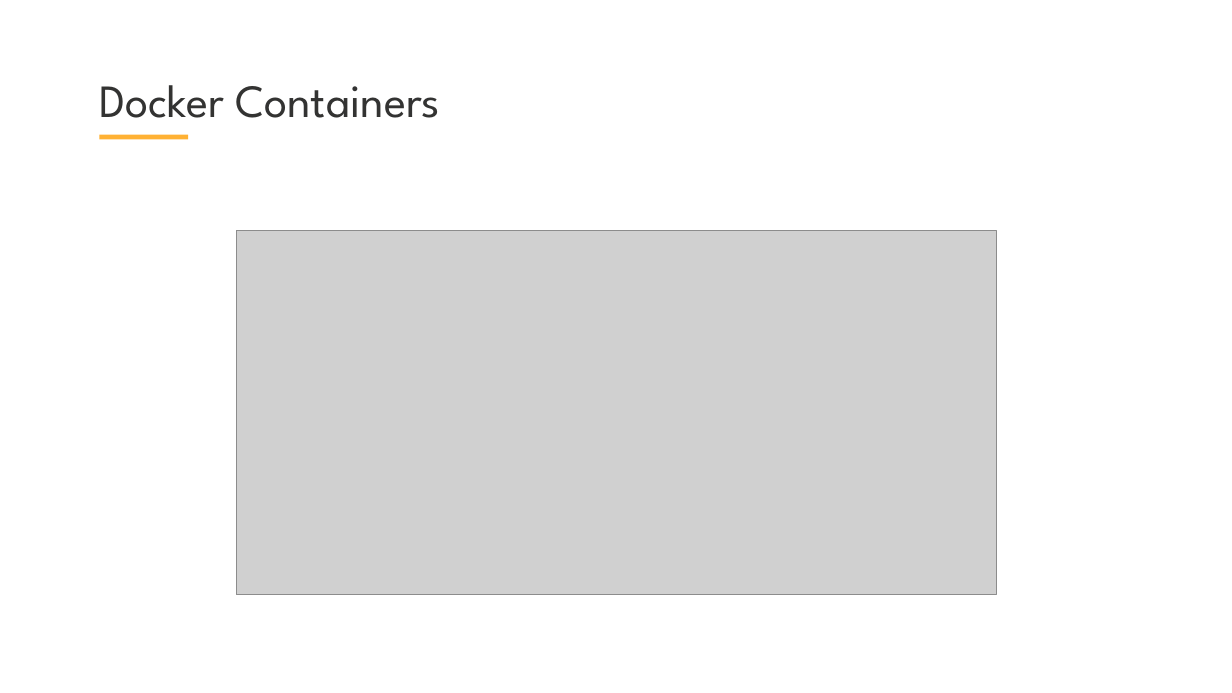
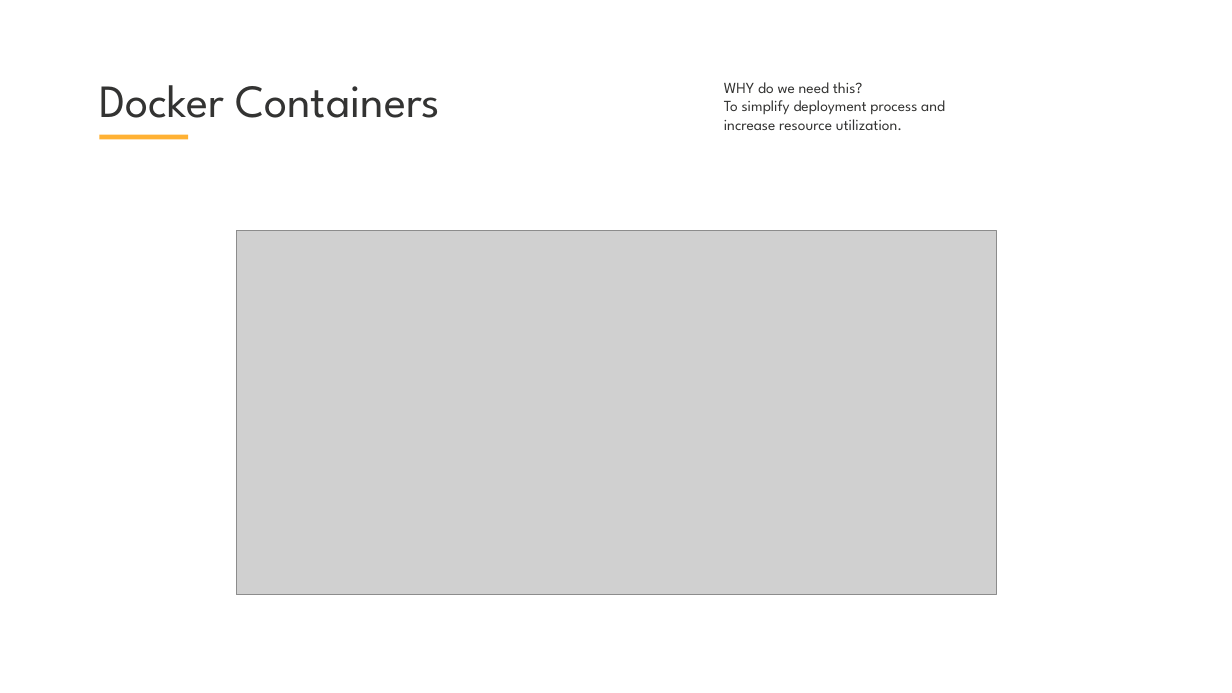
Before and after one commit to skabrits/DevOps-Workshop, a slide deck: slide 3 of Part I/Workshop-I.pptx. Drawn at 1232x693 pixels with LibreOffice and Linux fonts; fonts in the diff are those of the drawing; grey boxes stand for pictures; background and template pictures are left out. Boxes give left, top, right and bottom in pixels: in the first picture for what was removed or moved away, otherwise in the second. Text is boxed around its words. In the diff, an @@ line names an element or a change of style, - is before the commit and + after.

```diff
--- a/Part I/Workshop-I.pptx
+++ b/Part I/Workshop-I.pptx
@@ text added at [724,82,945,130], 18 pt, text #333332 @@
+WHY do we need this?
+To simplify deployment process and increase resource utilization.
```
Also in this commit, not shown: 1 other slide changed, 8 slides added, 6 slides removed, 2 other files.
